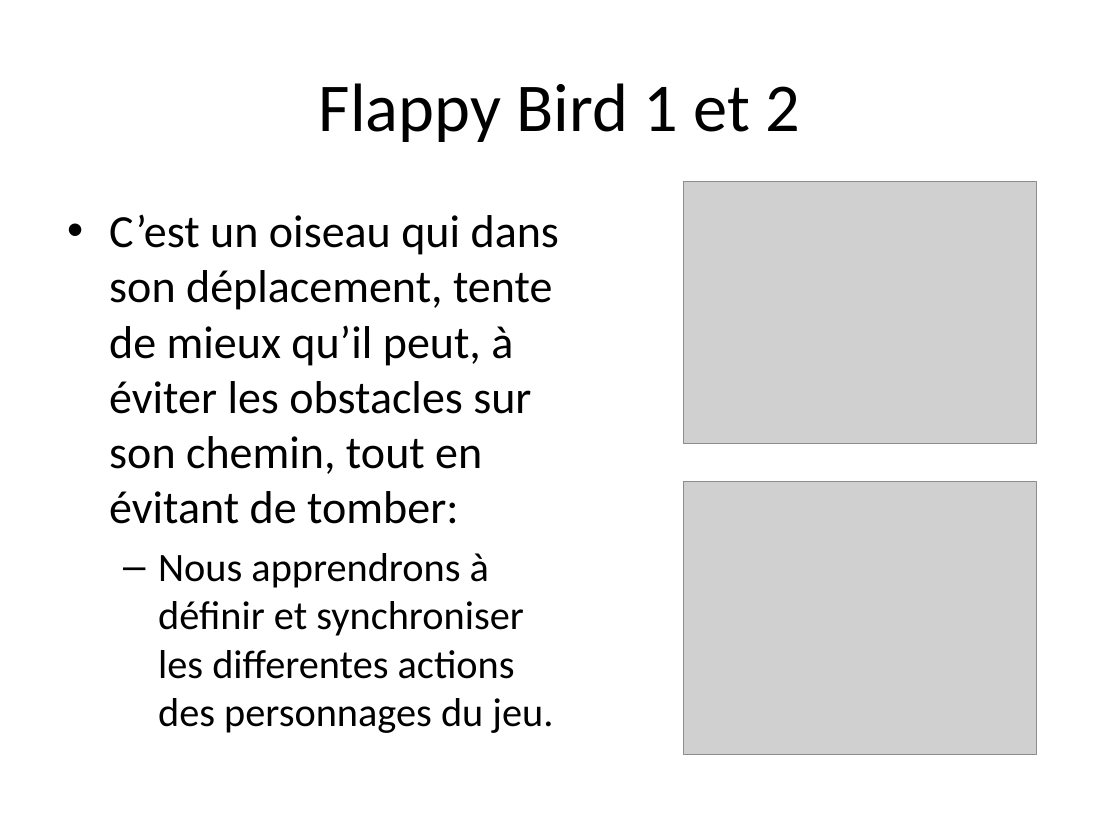
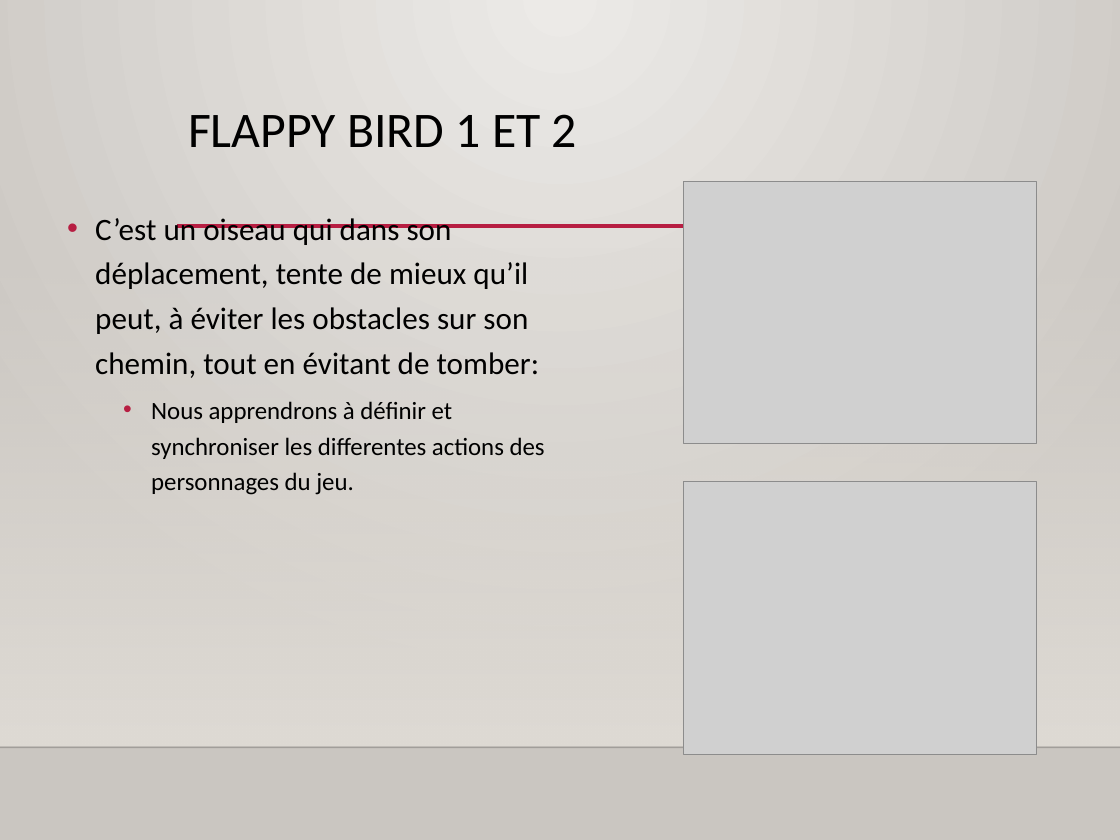
Before and after one commit to joel3500/vitrine, a slide deck: slide 6 of Realisation/Tutoriel Scratch/Programmer avec Scratch_2.pptx. Drawn at 1120x840 pixels with LibreOffice and Linux fonts; fonts in the diff are those of the drawing; grey boxes stand for pictures; background and template pictures are left out. Boxes give left, top, right and bottom in pixels: in the first picture for what was removed or moved away, otherwise in the second. Text is boxed around its words. In the diff, an @@ line names an element or a change of style, - is before the commit and + after.

```diff
--- a/Realisation/Tutoriel Scratch/Programmer avec Scratch_2.pptx
+++ b/Realisation/Tutoriel Scratch/Programmer avec Scratch_2.pptx
@@ background #FFFFFF to gradient #ECEAE7 to #CAC7C1 @@
@@ title "FLAPPY BIRD 1 ET 2" at (188,114,577,147): vertical alignment middle to top @@
@@ title at (188,114,577,147): text changed; size 44 to 32 pt @@
-Flappy Bird 1 et 2
+FLAPPY BIRD 1 ET 2
@@ text "C’est un oiseau qui dans ..." at (95,218,545,495): size 29.6 to 20 pt in "C’est un oiseau qui dans son déplacement, ..."; size 25.9 to 16 pt in "Nous apprendrons à définir et synchroniser les ..."; indent changed; line spacing 1 to 1.2; more space between paragraphs; bullet – to • @@
@@ line added from (177, 226) to (982, 226), #B71E42 2.5 pt @@
@@ rectangle added at (0,246,1120,746), fill gradient #DFDBD5 @@
@@ line added from (0, 747) to (1120, 747), #000001 1 pt @@
```
Also in this commit, not shown: 7 other slides changed, 12 other files.
